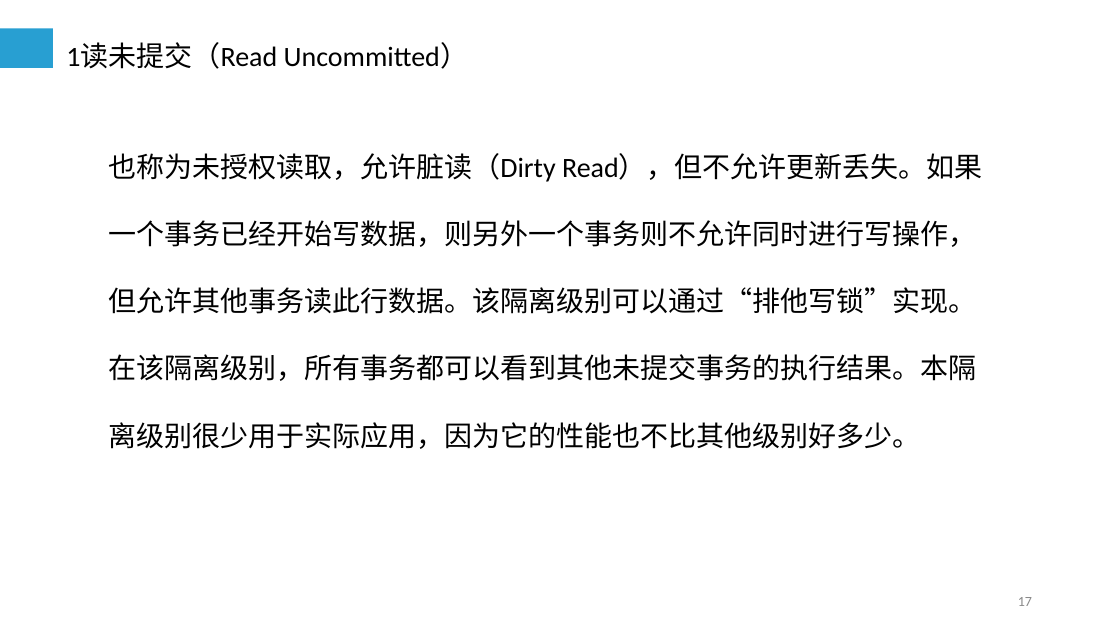
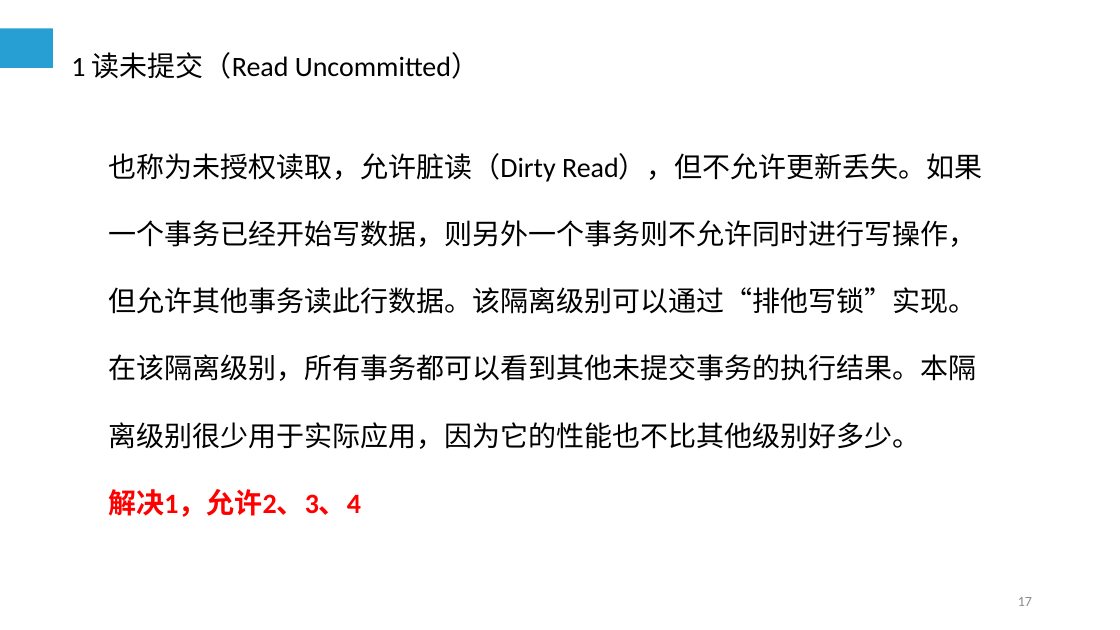
Before and after one commit to cqj726/mysql-s-PPT, a slide deck: slide 17 of PPT/第9章 MySQL编程基础（四）.ppt. Drawn at 1120x630 pixels with LibreOffice and Linux fonts; fonts in the diff are those of the drawing. Boxes give left, top, right and bottom in pixels: in the first picture for what was removed or moved away, otherwise in the second. Text is boxed around its words. In the diff, an @@ line names an element or a change of style, - is before the commit and + after.

```diff
--- a/PPT/第9章 MySQL编程基础（四）.ppt
+++ b/PPT/第9章 MySQL编程基础（四）.ppt
@@ text at box(71, 52, 479, 79): spaces changed @@
-1读未提交（Read Uncommitted）
+1 读未提交（Read Uncommitted）
@@ text at box(108, 489, 361, 517): paragraph added @@
+解决1，允许2、3、4
```
Also in this commit, not shown: 4 other slides changed, 2 slides added, 3 other files.
